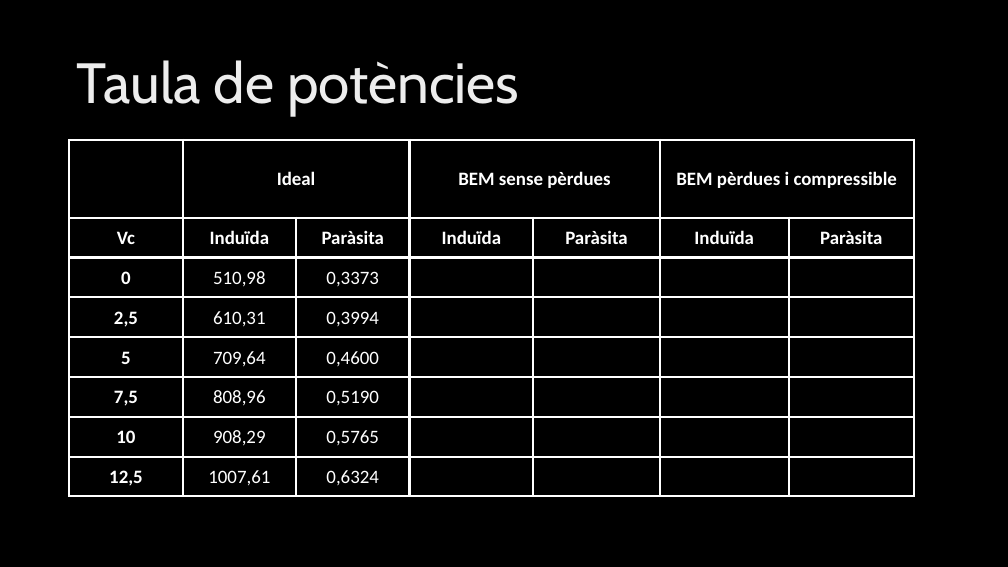
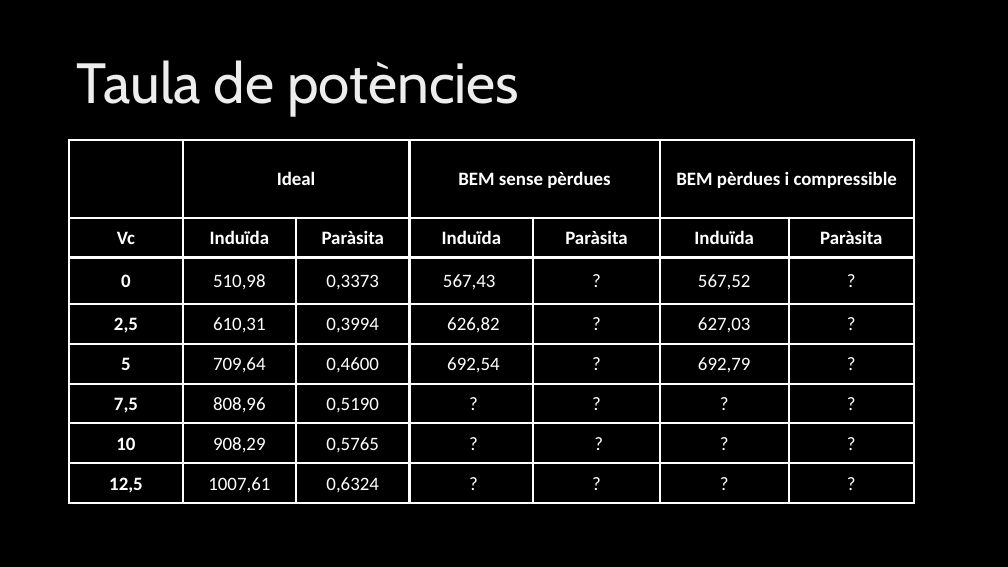
Before and after one commit to laurapla/Helicopter-BEM, a slide deck: slide 9 of Projecte Helicòpters.pptx. Drawn at 1008x567 pixels with LibreOffice and Linux fonts; fonts in the diff are those of the drawing; background and template pictures are left out. Boxes give left, top, right and bottom in pixels: in the first picture for what was removed or moved away, otherwise in the second. Text is boxed around its words. In the diff, an @@ line names an element or a change of style, - is before the commit and + after.

```diff
--- a/Projecte Helicòpters.pptx
+++ b/Projecte Helicòpters.pptx
@@ table at [70,140,915,504] @@
-row 3: 0 | 510,98 | 0,3373 |  |  |  | 
+row 3: 0 | 510,98 | 0,3373 | 567,43 | ? | 567,52 | ?
-row 4: 2,5 | 610,31 | 0,3994 |  |  |  | 
+row 4: 2,5 | 610,31 | 0,3994 | 626,82 | ? | 627,03 | ?
-row 5: 5 | 709,64 | 0,4600 |  |  |  | 
+row 5: 5 | 709,64 | 0,4600 | 692,54 | ? | 692,79 | ?
-row 6: 7,5 | 808,96 | 0,5190 |  |  |  | 
+row 6: 7,5 | 808,96 | 0,5190 | ? | ? | ? | ?
-row 7: 10 | 908,29 | 0,5765 |  |  |  | 
+row 7: 10 | 908,29 | 0,5765 | ? | ? | ? | ?
-row 8: 12,5 | 1007,61 | 0,6324 |  |  |  | 
+row 8: 12,5 | 1007,61 | 0,6324 | ? | ? | ? | ?
```
Also in this commit, not shown: 7 other slides changed.
